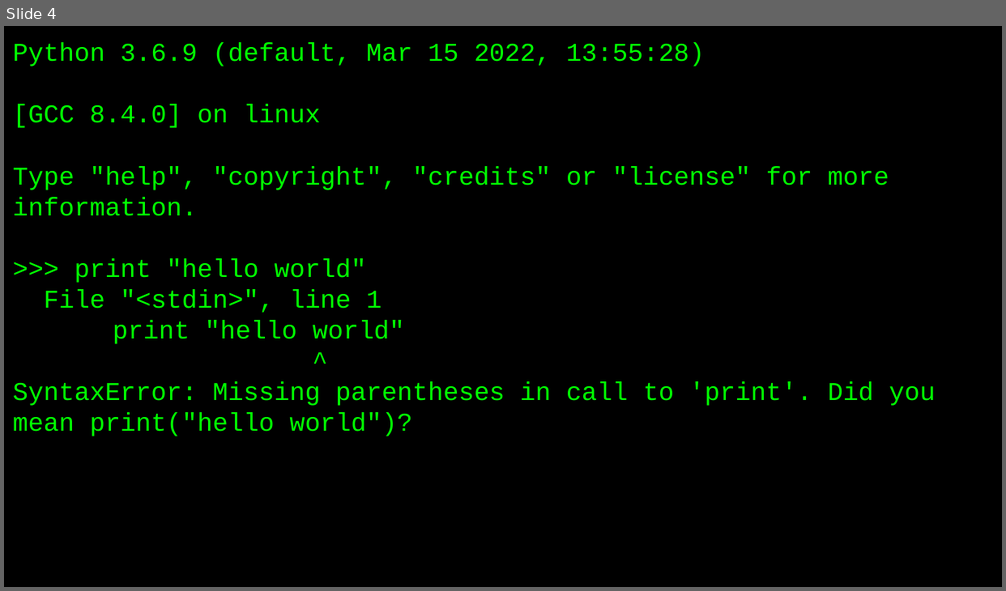
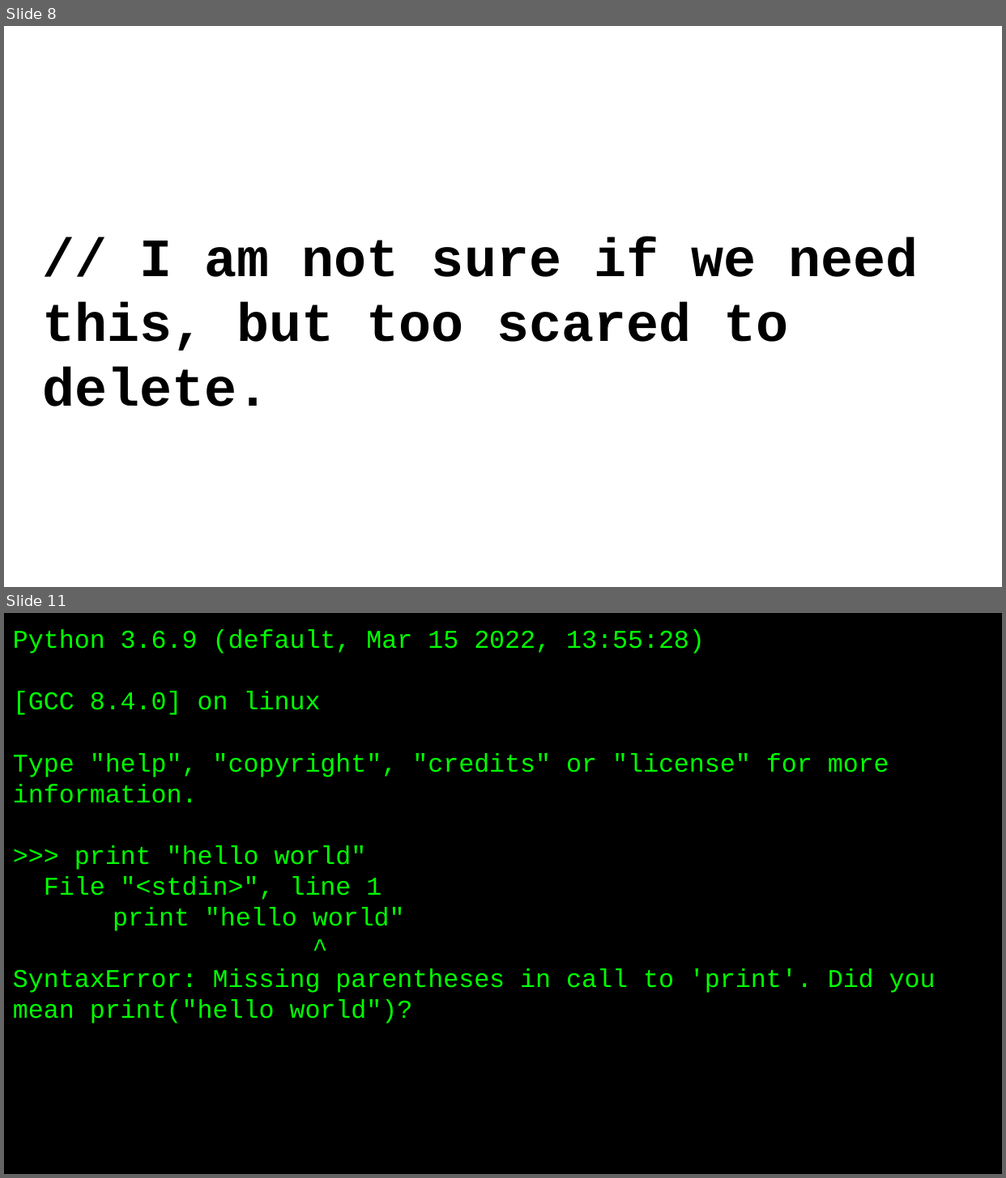
Before and after one commit to RSE-NI/qub-eeecs-python, a slide deck: 14_Sustainable _ Maintainable code.pptx. Shown one above the other, each under a label of ours: slide 4 before the commit, slides 8 and 11 after it; the slides between them are not shown. The pictures are 1006x591 and 1006x1178 pixels, drawn with LibreOffice and Linux fonts; fonts in the diff are those of the drawing. Boxes give left, top, right and bottom in pixels: in the first picture for what was removed or moved away, otherwise in the second. Text is boxed around its words. In the diff, an @@ line names an element or a change of style, - is before the commit and + after.

```diff
--- a/14_Sustainable _ Maintainable code.pptx
+++ b/14_Sustainable _ Maintainable code.pptx
@@ slide 8 added at (4, 26, 1002, 587), background #FFFFFF @@
@@ text added at (42, 237, 918, 407), 39 pt, text #000000, bold @@
+// I am not sure if we need this, but too scared to delete.
@@ what was slide 4 is now slide 11 @@
```
Also in this commit, not shown: 6 other slides added.
